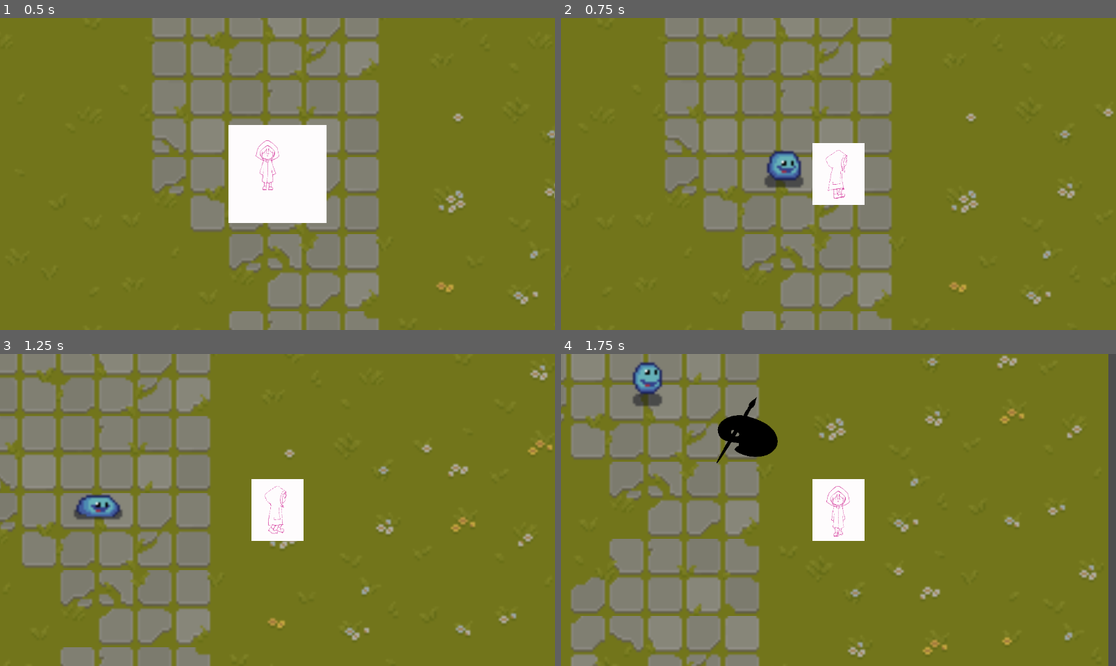
Above: before the commit, frames 1-4 (two rows, left to right).
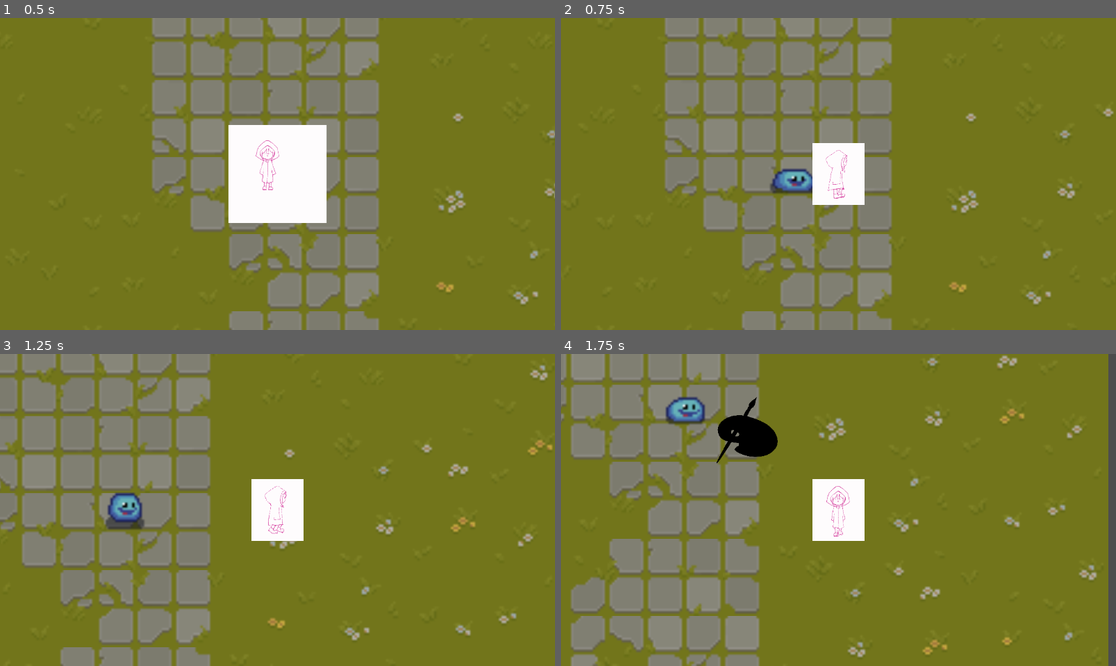
Above: after the commit, the same moments.

Repository: JMSVY-Super-Cool-Group-14/Dye-Chromatic
Game: Godot game, scene res://scenes/game.tscn
Same seed, same stepped clock (60 frames per second), same inputs: the game is played once before the commit and once after it.
Inputs (mouse positions are in pixels of both pictures, inside the frame that each line leads up to):
- Up to frame 1 (0.5 s): no input
- Up to frame 2 (0.75 s): move the mouse to (960, 158) at 0.52 s; hold D (move_right) from 0.53 s (still down); hold F (melee_attack) from 0.53 s (still down)
- Up to frame 3 (1.25 s): keep holding D (move_right); keep holding F (melee_attack)
- Up to frame 4 (1.75 s): move the mouse to (727, 525) at 1.27 s; release D (move_right) at 1.28 s; release F (melee_attack) at 1.28 s; hold S (move_down) from 1.28 s (still down); tap Space (ranged_attack) at 1.35 s

Frame 1 is identical in both runs. In frame 2, 0.9% of the frame differs, in the area x 36-46%, y 42-57%; in frame 3, 1.1%; in frame 4, 1.2%, in the area x 12-27%, y 2-23%.

Commit message:
Chasing and switching states

Diff:
--- a/src/scenes/Slime.tscn
+++ b/src/scenes/Slime.tscn
@@ -1,9 +1,10 @@
-[gd_scene load_steps=29 format=3 uid="uid://cudnkh4q0wqm2"]
+[gd_scene load_steps=31 format=3 uid="uid://cudnkh4q0wqm2"]
 
 [ext_resource type="Script" path="res://scripts/Slime/Slime.gd" id="1_xq5uw"]
-[ext_resource type="Texture2D" uid="uid://ck87wqrwo5yl2" path="res://assets/legacy/slime.png" id="2_ml24s"]
+[ext_resource type="Texture2D" uid="uid://d4fkbxkq1l7q8" path="res://assets/legacy/slime.png" id="2_ml24s"]
 [ext_resource type="Script" path="res://scenes/SlimeStateMachine.gd" id="3_jmprd"]
 [ext_resource type="Script" path="res://scripts/Slime/SlimeIdle.gd" id="4_oge4w"]
+[ext_resource type="Script" path="res://scenes/SlimeChase.gd" id="5_h3vwk"]
 
 [sub_resource type="AtlasTexture" id="AtlasTexture_8vqlx"]
 atlas = ExtResource("2_ml24s")
@@ -183,7 +184,10 @@
 }]
 
 [sub_resource type="CircleShape2D" id="CircleShape2D_rk53v"]
-radius = 7.0
+radius = 6.00333
+
+[sub_resource type="CircleShape2D" id="CircleShape2D_mc8br"]
+radius = 8.8
 
 [node name="Slime" type="CharacterBody2D" groups=["enemy"]]
 scale = Vector2(5, 5)
@@ -197,11 +201,22 @@
 position = Vector2(0, 2)
 shape = SubResource("CircleShape2D_rk53v")
 
+[node name="Hit Box" type="Area2D" parent="."]
+scale = Vector2(1, 1)
+
+[node name="CollisionShape2D" type="CollisionShape2D" parent="Hit Box"]
+position = Vector2(0.2, 2)
+shape = SubResource("CircleShape2D_mc8br")
+
 [node name="State Machine" type="Node" parent="." node_paths=PackedStringArray("current_state")]
 script = ExtResource("3_jmprd")
-current_state = NodePath("Node")
-
-[node name="Node" type="Node" parent="State Machine" node_paths=PackedStringArray("Slime")]
+current_state = NodePath("Chase")
+
+[node name="Idle" type="Node" parent="State Machine" node_paths=PackedStringArray("Slime")]
 script = ExtResource("4_oge4w")
 Slime = NodePath("../..")
 move_speed = 5.0
+
+[node name="Chase" type="Node" parent="State Machine" node_paths=PackedStringArray("Slime")]
+script = ExtResource("5_h3vwk")
+Slime = NodePath("../..")
--- /dev/null
+++ b/src/scenes/SlimeChase.gd
@@ -0,0 +1,29 @@
+extends State
+class_name SlimeChase
+
+@export var Slime : CharacterBody2D
+@export var move_speed := 10.0
+@export var detect_range := 25000.0
+
+@onready var player =  get_node("../../../Player")
+
+func _enter_state():
+	print("Chase")
+
+func _exit_state():
+	pass
+
+func _state_physics_update(delta : float):
+
+	if player != null:
+		var direction = player.global_position - Slime.global_position
+
+		if direction.length() < detect_range:
+			Slime.velocity = direction.normalized() * move_speed
+
+		else:
+			Slime.velocity = Vector2()
+
+		if direction.length() > 100:
+			print("Out of range")
+			get_node("..")._change_state($"../Idle")
--- a/src/scenes/SlimeStateMachine.gd
+++ b/src/scenes/SlimeStateMachine.gd
@@ -3,6 +3,8 @@
 func _ready():
 	super()
 
+func _change_state(new_state: State):
+	super(new_state)
 
 func _process(delta):
 	super(delta)
--- a/src/scenes/game.tscn
+++ b/src/scenes/game.tscn
@@ -1,10 +1,10 @@
 [gd_scene load_steps=10 format=3 uid="uid://cdbtgk1s6v0xp"]
 
-[ext_resource type="Texture2D" uid="uid://5a35ndni53nl" path="res://assets/legacy/Pixel Art Top Down - Basic/Texture/TX Tileset Grass.png" id="1_ihwfy"]
+[ext_resource type="Texture2D" uid="uid://1wijyuteg8kk" path="res://assets/legacy/Pixel Art Top Down - Basic/Texture/TX Tileset Grass.png" id="1_ihwfy"]
 [ext_resource type="Script" path="res://scripts/game.gd" id="1_ldp0g"]
 [ext_resource type="Script" path="res://scripts/StateMachine/GameFSM.gd" id="2_1y0vn"]
 [ext_resource type="PackedScene" uid="uid://cudnkh4q0wqm2" path="res://scenes/Slime.tscn" id="2_h5rq2"]
-[ext_resource type="PackedScene" uid="uid://b8sokesd0rypv" path="res://scenes/player.tscn" id="2_mpbna"]
+[ext_resource type="PackedScene" uid="uid://b8sokesd0rypv" path="res://scenes/Player.tscn" id="2_mpbna"]
 [ext_resource type="Script" path="res://scripts/StateMachine/startState.gd" id="3_6d48n"]
 [ext_resource type="Script" path="res://scripts/player.gd" id="5_370t1"]
 
--- a/src/scripts/Slime/SlimeIdle.gd
+++ b/src/scripts/Slime/SlimeIdle.gd
@@ -5,15 +5,14 @@
 
 var move_dir : Vector2
 var wander_time : float
-
+@onready var player = get_node("../../../Player")
 
 
 func random_wander():
 	move_dir = Vector2(randf_range(-1, 1), randf_range(-1, 1)).normalized()
 	wander_time = randf_range(1, 3)
-	print("Wander")
 
-func _ennter_state():
+func _enter_state():
 	random_wander()
 
 func _state_update(delta : float):
@@ -26,3 +25,10 @@
 func _state_physics_update(delta : float):
 	if Slime:
 		Slime.velocity = move_dir * move_speed
+
+	if player != null:
+		var direction = player.global_position - Slime.global_position
+
+		if direction.length() < 30:
+			print("In range")
+			get_node("..")._change_state($"../Chase")
--- a/src/scripts/StateMachine/State.gd
+++ b/src/scripts/StateMachine/State.gd
@@ -3,6 +3,7 @@
 
 var state_machine:FiniteStateMachine
 var root:Node2D
+
 
 func _initialize_state(state_machine_node:FiniteStateMachine, root_node:Node2D):
 	state_machine = state_machine_node
Not shown: 1 places in src/scenes/player.tscn that only renumber resources
